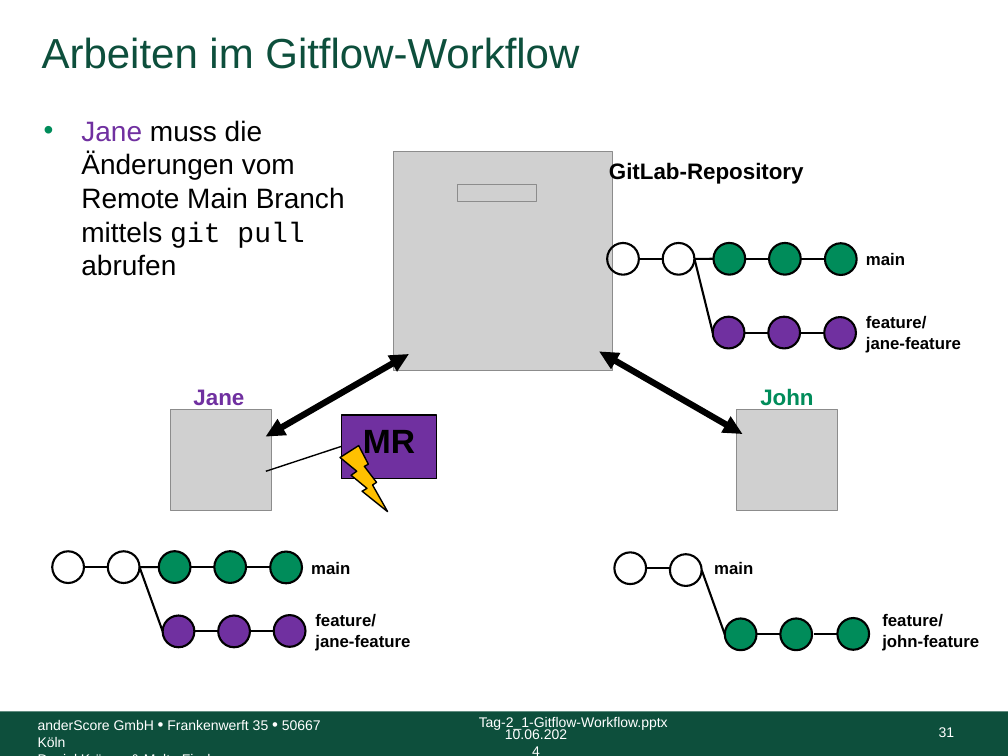
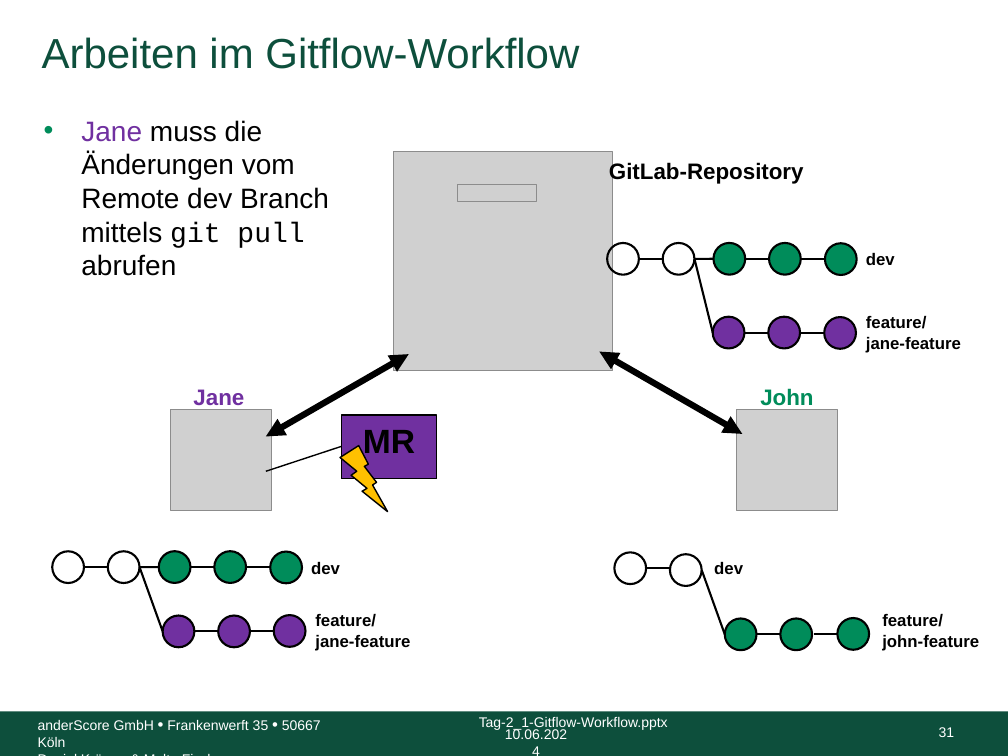
Before and after one commit to anderscore-gmbh/gitlab, a slide deck: slide 31 of slides/Tag-2_1-Gitflow-Workflow.pptx. Drawn at 1008x756 pixels with LibreOffice and Linux fonts; fonts in the diff are those of the drawing; grey boxes stand for pictures; background and template pictures are left out. Boxes give left, top, right and bottom in pixels: in the first picture for what was removed or moved away, otherwise in the second. Text is boxed around its words. In the diff, an @@ line names an element or a change of style, - is before the commit and + after.

```diff
--- a/slides/Tag-2_1-Gitflow-Workflow.pptx
+++ b/slides/Tag-2_1-Gitflow-Workflow.pptx
@@ text at [81, 120, 329, 276]: text changed @@
-• Jane muss die Änderungen vom Remote Main Branch mittels git pull abrufen
+• Jane muss die Änderungen vom Remote dev Branch mittels git pull abrufen
@@ text at [866, 253, 895, 265]: text changed @@
-main
+dev
@@ text at [311, 562, 340, 574]: text changed @@
-main
+dev
@@ text at [714, 562, 743, 574]: text changed @@
-main
+dev
```
Also in this commit, not shown: 16 other slides changed, 3 other files.
